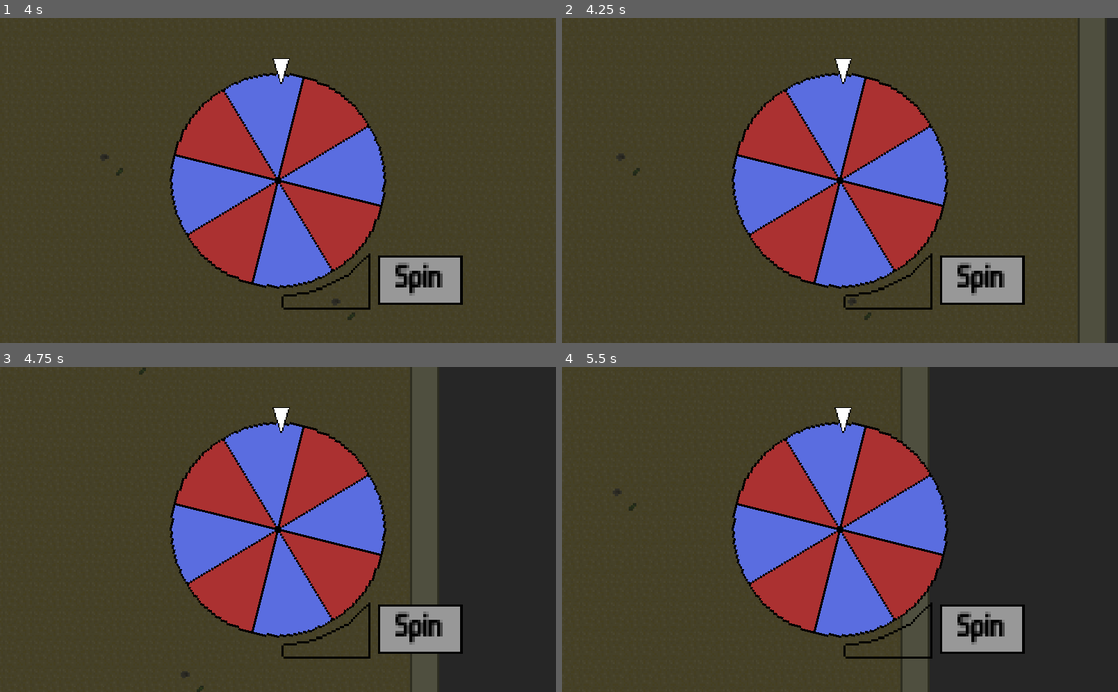
Above: before the commit, frames 1-4 (two rows, left to right).
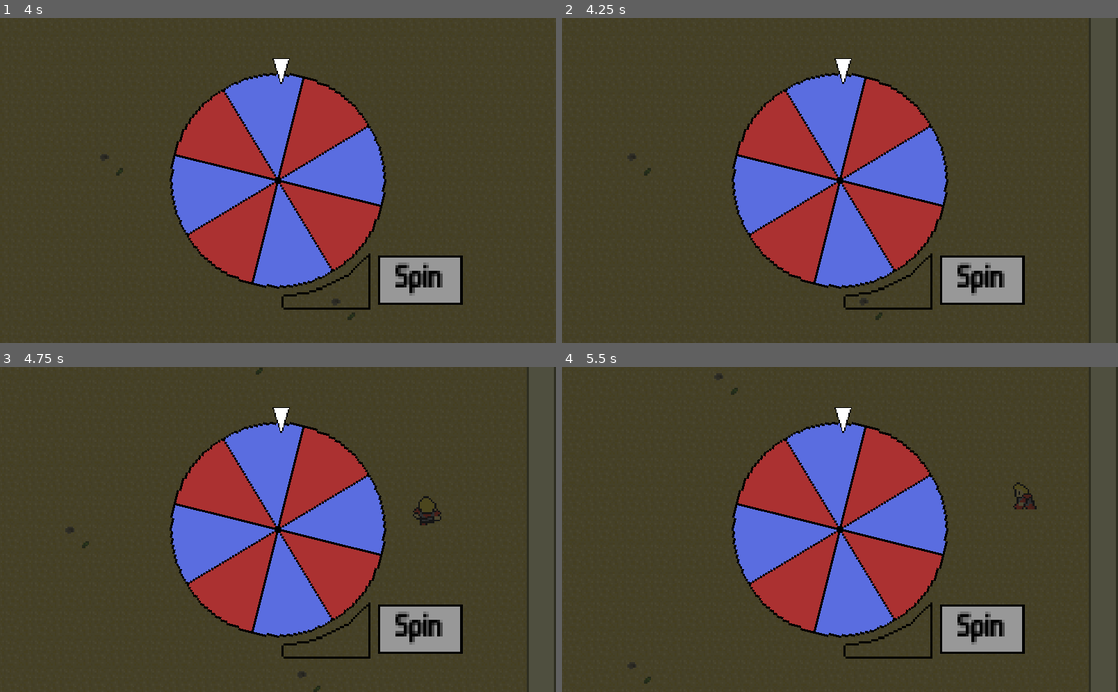
Above: after the commit, the same moments.

Repository: ectucker1/ksufalljam2020
Game: Godot game, scene res://Arena/Arena.tscn
Two runs of this game, one before a commit and one after it. Both use one fixed random seed, a clock stepped at 60 frames per second and the inputs below. The engine's default icon, where the game draws it, is replaced by a stand-in: a white triangle on a blue panel in a dark square.
Inputs (mouse positions are in pixels of both pictures, inside the frame that each line leads up to):
- Up to frame 1 (4 s): click "Spin" at 0.5 s; move the mouse to (400, 164) at 1.27 s; press the mouse at (400, 164) at 1.28 s; hold D (move_right) 1.28-2.03 s; move the mouse to (166, 196) at 2.02 s; release the mouse at (166, 196) at 2.03 s; hold S (move_down) 2.03-2.75 s; right-click (166, 196) at 2.1 s; click "Spin Again" at 2.75 s; move the mouse to (333, 109) at 3.52 s; press the mouse at (333, 109) at 3.53 s; hold D (move_right) from 3.53 s (still down)
- Up to frame 2 (4.25 s): keep holding D (move_right)
- Up to frame 3 (4.75 s): move the mouse to (250, 594) at 4.27 s; release D (move_right) at 4.28 s; release the mouse at (250, 594) at 4.28 s; hold W (move_up) from 4.28 s (still down); right-click (250, 594) at 4.35 s
- Up to frame 4 (5.5 s): move the mouse to (1006, 578) at 5.02 s; release W (move_up) at 5.03 s; press the mouse at (1006, 578) at 5.03 s; hold A (move_left) from 5.03 s (still down)

Frame 1 is identical in both runs. In frame 2, 3.1% of the frame differs, in the area x 9-100%, y 0-100%; in frame 3, 21%; in frame 4, 31%.

Commit message:
Fix some player code

Diff:
--- a/player/mutations/fire.tscn
+++ b/player/mutations/fire.tscn
@@ -25,6 +25,7 @@
 
 [node name="Fire" type="Area2D"]
 show_behind_parent = true
+z_index = 1
 collision_layer = 8
 collision_mask = 12
 script = ExtResource( 2 )
--- a/player/mutations/warp_drive.gd
+++ b/player/mutations/warp_drive.gd
@@ -4,10 +4,10 @@
 
 const COOLDOWN := 1.4
 
-const MIN_X := -128.0
-const MAX_X := 128.0
-const MIN_Y := -128.0
-const MAX_Y := 128.0
+const MIN_X := -200.0
+const MAX_X := 200.0
+const MIN_Y := -200.0
+const MAX_Y := 200.0
 
 var timeout := 0.0
 
--- a/player/player.tscn
+++ b/player/player.tscn
@@ -30,11 +30,10 @@
 "values": [ true, false ]
 }
 
-[sub_resource type="CircleShape2D" id=12]
+[sub_resource type="CircleShape2D" id=14]
 radius = 19.967
 
-[sub_resource type="Animation" id=13]
-resource_name = "Attack"
+[sub_resource type="Animation" id=15]
 length = 0.35
 step = 0.05
 tracks/0/type = "value"
@@ -186,7 +185,7 @@
 texture = ExtResource( 2 )
 vframes = 4
 hframes = 3
-frame = 11
+frame = 10
 __meta__ = {
 "_edit_lock_": true
 }
@@ -196,7 +195,7 @@
 texture = ExtResource( 2 )
 vframes = 4
 hframes = 3
-frame = 8
+frame = 7
 __meta__ = {
 "_edit_lock_": true
 }
@@ -206,7 +205,7 @@
 texture = ExtResource( 2 )
 vframes = 4
 hframes = 3
-frame = 5
+frame = 4
 __meta__ = {
 "_edit_lock_": true
 }
@@ -216,7 +215,7 @@
 texture = ExtResource( 2 )
 vframes = 4
 hframes = 3
-frame = 2
+frame = 1
 __meta__ = {
 "_edit_lock_": true
 }
@@ -261,12 +260,16 @@
 frame = 3
 
 [node name="AnimationPlayer" type="AnimationPlayer" parent="Attacks/GroundPound"]
-anims/Attack = SubResource( 13 )
+anims/Attack = SubResource( 15 )
 
 [node name="Camera2D" type="Camera2D" parent="."]
 rotating = true
 current = true
 zoom = Vector2( 0.3, 0.3 )
+limit_left = -224
+limit_top = -240
+limit_right = 224
+limit_bottom = 240
 smoothing_enabled = true
 script = ExtResource( 5 )
 __meta__ = {
Not shown: 8 places in player/player.tscn that only renumber resources
